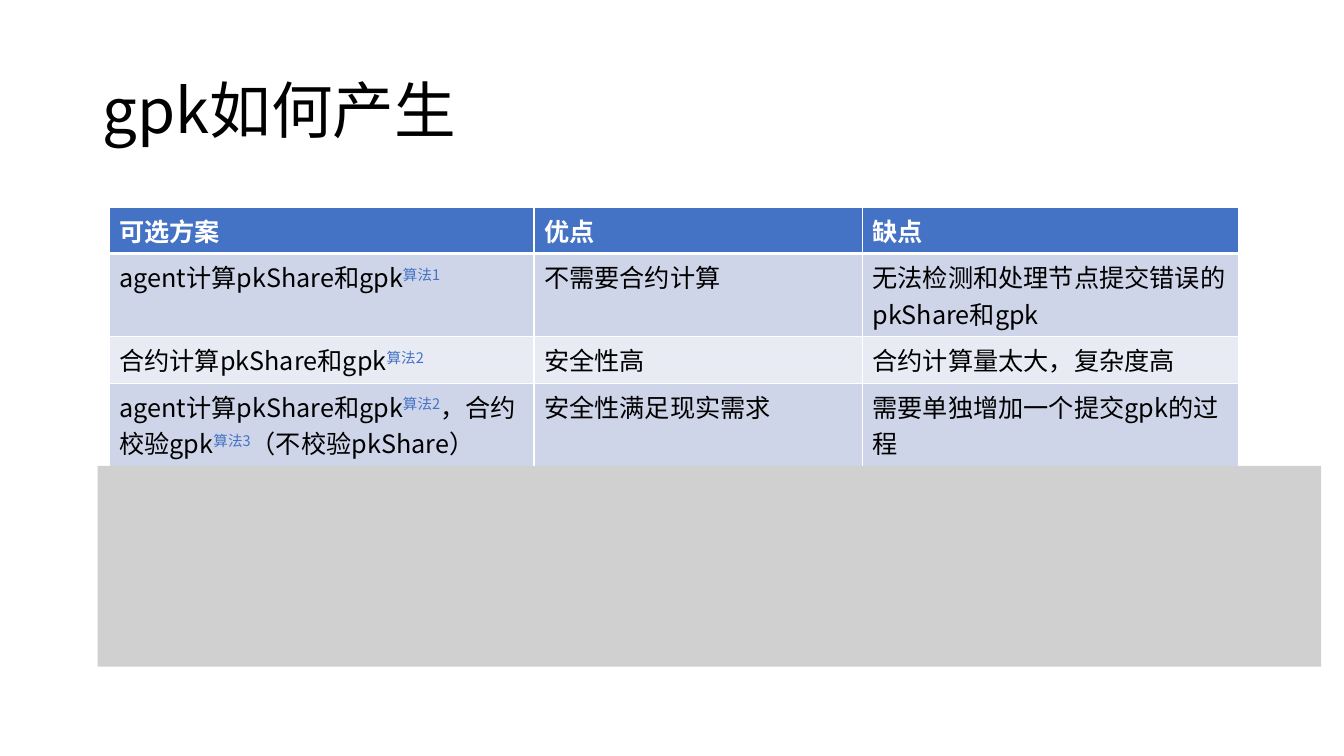
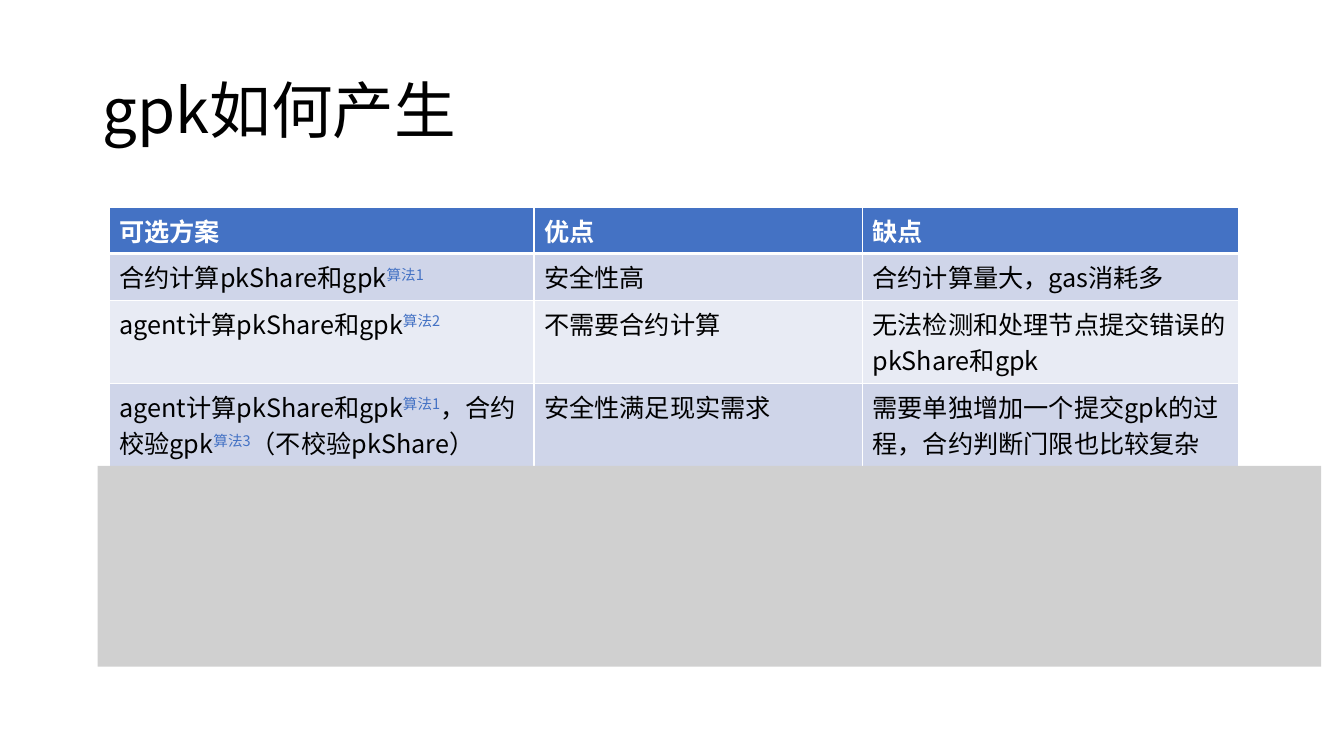
Before and after one commit to wanchain/two-way-bridge-contracts, a slide deck: slide 3 of docs/gpk/CreateGPK Smart Contract Design.pptx. Drawn at 1344x756 pixels with LibreOffice and Linux fonts; fonts in the diff are those of the drawing; grey boxes stand for pictures. Boxes give left, top, right and bottom in pixels: in the first picture for what was removed or moved away, otherwise in the second. Text is boxed around its words. In the diff, an @@ line names an element or a change of style, - is before the commit and + after.

Commit message:
update

```diff
--- a/docs/gpk/CreateGPK Smart Contract Design.pptx
+++ b/docs/gpk/CreateGPK Smart Contract Design.pptx
@@ table at [109, 207, 1239, 464] @@
-row 2: agent计算pkShare和gpk算法1 | 不需要合约计算 | 无法检测和处理节点提交错误的pkShare和gpk
+row 2: 合约计算pkShare和gpk算法1 | 安全性高 | 合约计算量大，gas消耗多
-row 3: 合约计算pkShare和gpk算法2 | 安全性高 | 合约计算量太大，复杂度高
+row 3: agent计算pkShare和gpk算法2 | 不需要合约计算 | 无法检测和处理节点提交错误的pkShare和gpk
-row 4, column 1: agent计算pkShare和gpk算法2，合约校验gpk算法3（不校验pkShare）
+row 4, column 1: agent计算pkShare和gpk算法1，合约校验gpk算法3（不校验pkShare）
-row 4, column 3: 需要单独增加一个提交gpk的过程
+row 4, column 3: 需要单独增加一个提交gpk的过程，合约判断门限也比较复杂
```
Also in this commit, not shown: 3 other slides changed.
